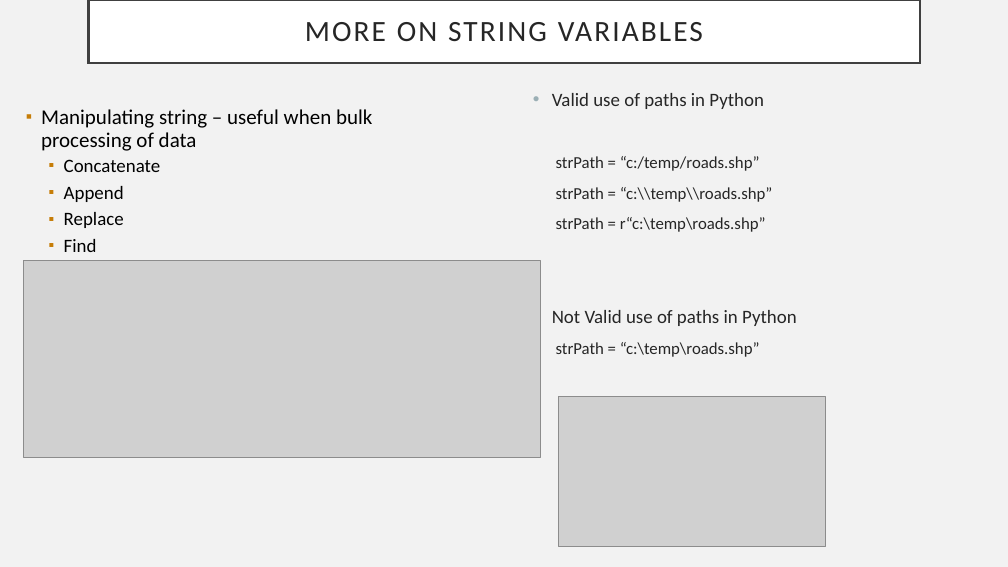
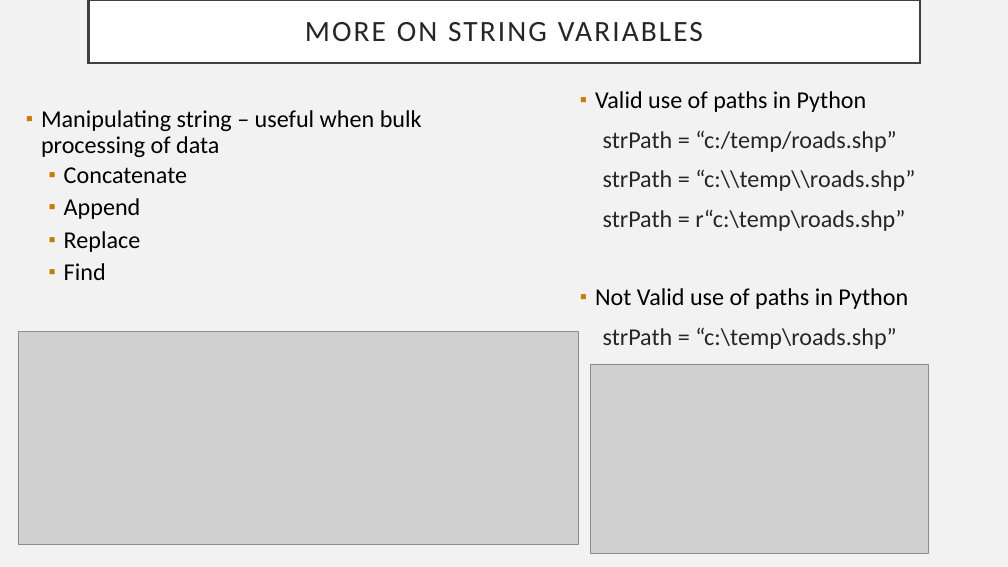
Before and after one commit to thoufer/IntroPythonDataTraining, a slide deck: slide 17 of additional_resources/HandsOnPythonClass_June25_2020.pptx. Drawn at 1008x567 pixels with LibreOffice and Linux fonts; fonts in the diff are those of the drawing; grey boxes stand for pictures. Boxes give left, top, right and bottom in pixels: in the first picture for what was removed or moved away, otherwise in the second. Text is boxed around its words. In the diff, an @@ line names an element or a change of style, - is before the commit and + after.

```diff
--- a/additional_resources/HandsOnPythonClass_June25_2020.pptx
+++ b/additional_resources/HandsOnPythonClass_June25_2020.pptx
@@ text "Valid use of paths in ...": place and size @@
-text "Valid use of paths in ..." at (552,93,797,357)
+text "Valid use of paths in ..." at (595,91,915,349)
@@ text "Valid use of paths in ..." at (595,91,915,349): size 18 to 23 pt, text colour #262626 to #000000 in "Valid use of paths in Python", "Not Valid use of paths in Python"; size 16 to 23 pt in "strPath = “c:/temp/roads.shp”", "strPath = “c:\\temp\\roads.shp”", "strPath = r“c:\temp\roads.shp”", "strPath = “c:\temp\roads.shp”"; bullet • to ▪; line spacing 1 to 0.9; more space between paragraphs; bullet colour #9BAFB5 to #C67D08 @@
@@ text "Manipulating string – useful when ..." at (41,110,422,280): size 20 to 23 pt in "Manipulating string – useful when bulk processing ..."; size 18 to 23 pt in "Concatenate", "Append", "Replace", "Find" @@
@@ picture: place and size @@
-picture at (23,261,540,457)
+picture at (18,331,578,544)
@@ picture: place and size @@
-picture at (559,397,826,547)
+picture at (590,364,929,554)
```
Also in this commit, not shown: 18 other slides changed, 3 slides added, 5 slides removed, 5 other files.
